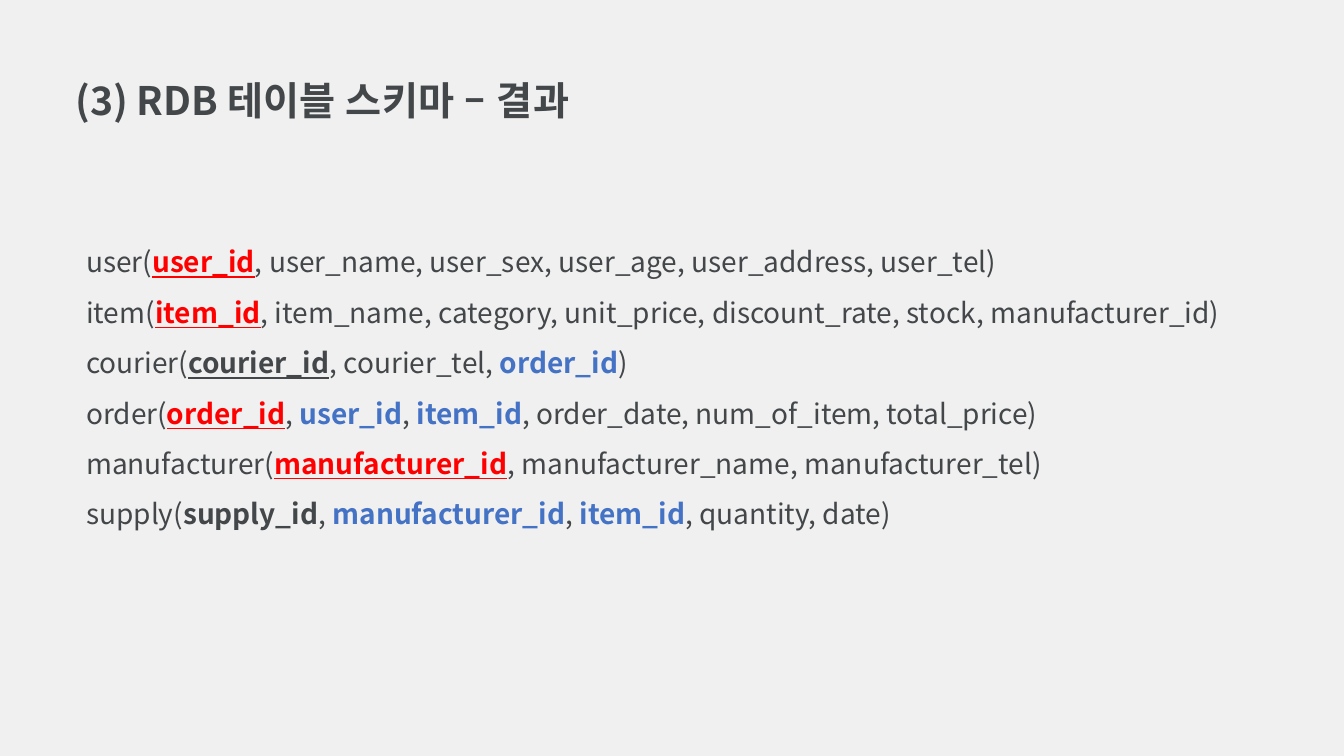
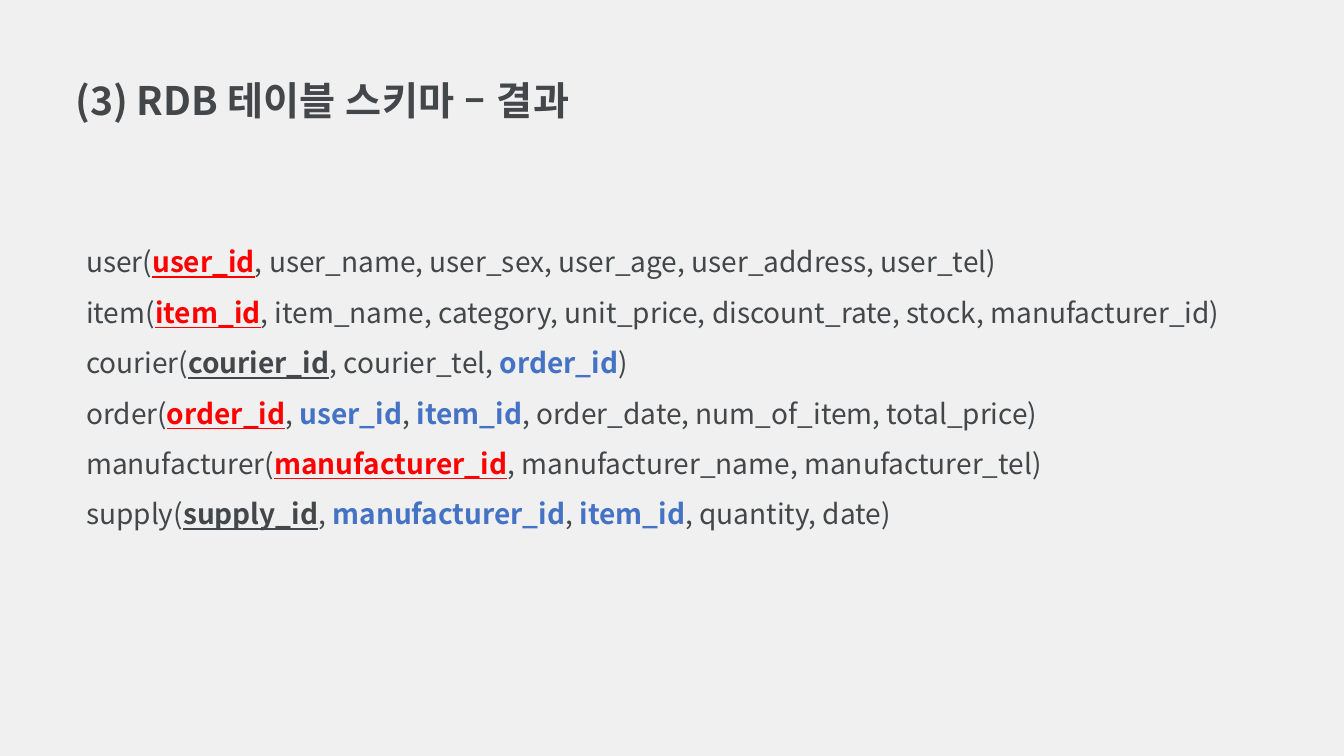
Before and after one commit to Archive-CAU/Database-Design, a slide deck: slide 11 of 데이터베이스설계 과제 4.pptx. Drawn at 1344x756 pixels with LibreOffice and Linux fonts; fonts in the diff are those of the drawing. Boxes give left, top, right and bottom in pixels: in the first picture for what was removed or moved away, otherwise in the second. Text is boxed around its words. In the diff, an @@ line names an element or a change of style, - is before the commit and + after.

```diff
--- a/데이터베이스설계 과제 4.pptx
+++ b/데이터베이스설계 과제 4.pptx
@@ text at <box>86,501,891,531</box>: underline on in "supply(supply_id," @@
```
Also in this commit, not shown: 2 other slides changed, 8 slides added, 2 other files.
